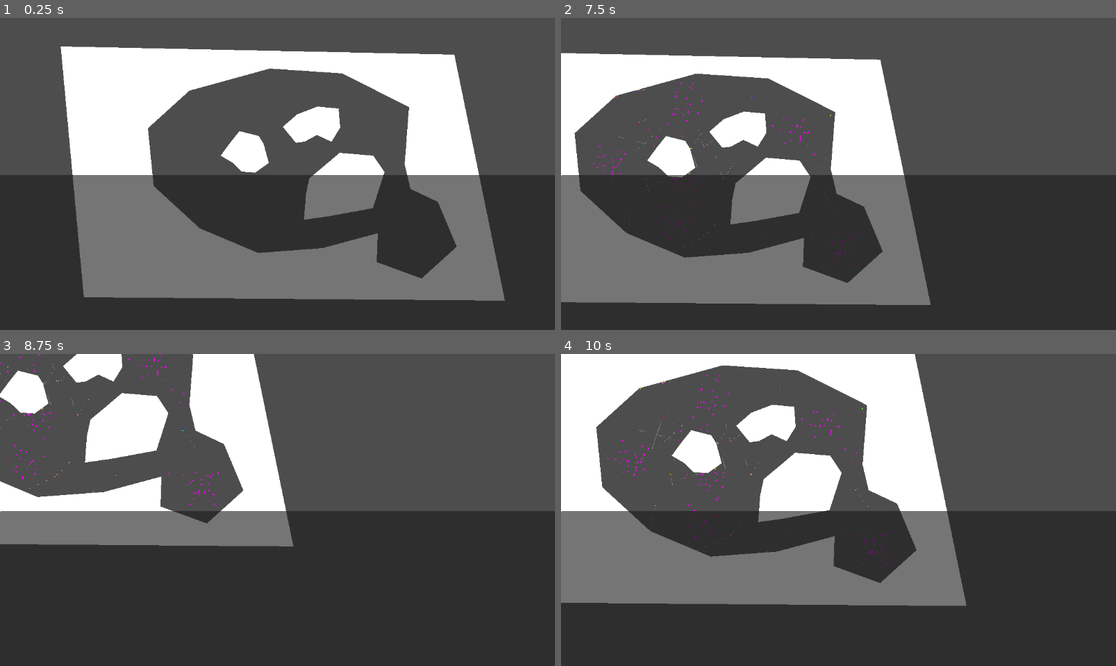
Above: before the commit, frames 1-4 (two rows, left to right).
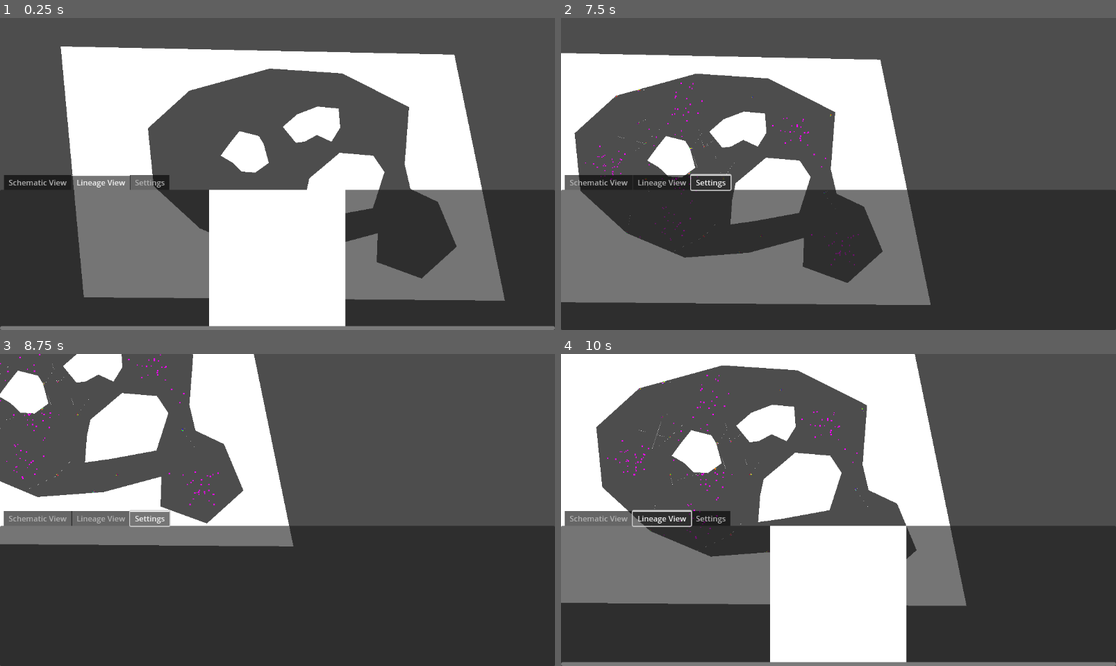
Above: after the commit, the same moments.

Repository: 06gusmog/EVOLUTIONATOR-4000
Game: Godot game, scene res://Misc/world.tscn
Same seed, same stepped clock (60 frames per second), same inputs: the game is played once before the commit and once after it.
Inputs (mouse positions are in pixels of both pictures, inside the frame that each line leads up to):
- Up to frame 1 (0.25 s): no input
- Up to frame 2 (7.5 s): tap Enter at 0.5 s; move the mouse to (960, 158) at 0.52 s; hold Right (right) 0.53-1.28 s; click (960, 158) at 0.6 s; tap Shift (zoom_in) at 0.8, 1.35, 3.05, 3.6, 5.3, 5.85 s; move the mouse to (794, 233) at 1.27 s; hold Down (down) 1.28-2.03 s; tap Ctrl (zoom_out) at 1.55, 2.1, 3.8, 4.35, 6.05, 6.6 s; move the mouse to (644, 124) at 2.02 s; hold Right (right) 2.03-2.78 s; click (644, 124) at 2.3 s; move the mouse to (622, 55) at 2.77 s; hold Up (up) 2.78-3.53 s; click (622, 55) at 2.85 s; move the mouse to (594, 130) at 3.52 s; hold Left (left) 3.53-5.03 s; tap Space (Pause) at 4.15 s; move the mouse to (672, 127) at 4.27 s; click (672, 127) at 4.55 s; move the mouse to (866, 174) at 5.02 s; hold Down (down) 5.03-5.78 s; click (866, 174) at 5.1 s; move the mouse to (755, 96) at 5.77 s; hold Right (right) 5.78-6.53 s; move the mouse to (960, 158) at 6.52 s; hold Up (up) 6.53-7.28 s; click (960, 158) at 6.8 s; move the mouse to (727, 189) at 7.27 s; hold Right (right) from 7.28 s (still down); click (727, 189) at 7.35 s
- Up to frame 3 (8.75 s): tap Shift (zoom_in) at 7.55, 8.1 s; move the mouse to (333, 441) at 8.02 s; release Right (right) at 8.03 s; hold Down (down) from 8.03 s (still down); tap Ctrl (zoom_out) at 8.3 s
- Up to frame 4 (10 s): move the mouse to (810, 572) at 8.77 s; release Down (down) at 8.78 s; hold Left (left) 8.78-9.53 s; tap Ctrl (zoom_out) at 8.85 s; click (810, 572) at 9.05 s; move the mouse to (1005, 556) at 9.52 s; hold Up (up) from 9.53 s (still down); click (1005, 556) at 9.6 s; tap Shift (zoom_in) at 9.8 s

The runs differ from the first frame. In frame 1, 16% of the frame differs, in the area x 0-100%, y 50-100%; in frame 2, 3.7%; in frame 3, 3.6%; in frame 4, 16%, in the area x 0-100%, y 49-100%.

Commit message:
User Interface Overhaul
There is only one crash bug I've found, but I can't replicate it so meh

Diff:
--- a/Godot/Misc/Creature.gd
+++ b/Godot/Misc/Creature.gd
@@ -4,7 +4,6 @@
 var cells : Dictionary
 var energy : float
 var food_object
-var user_interface
 var bounding_sphere_size : float
 var creatureID : String
 
@@ -22,7 +21,6 @@
 	self.add_to_group("Persist")
 	#i is because there is no enumerate
 	food_object = get_parent().get_node('FoodObject')
-	user_interface = get_parent().get_node('CanvasLayer').get_node('UserInterface')
 	var i = 0
 	for RNA in DNA:
 		var cell_base = load("res://Cell Types/Scenes/" + RNA['Type'])
--- /dev/null
+++ b/Godot/Misc/User Interface/Lineage View/Creature Lineage View.gd
@@ -0,0 +1,19 @@
+extends TextureRect
+
+#var white_png = ImageTexture.create_from_image(load("res://Misc/visuals/1_white_pixel.png"))
+var white_png = load("res://Misc/visuals/1_white_pixel.png")
+
+func _ready():
+
+	print(load("res://Misc/visuals/1_white_pixel.png"))
+
+func load_lineage(creature):
+	var relative_lineage = LineageLogger.get_relative_lineage(creature.creatureID)
+	var image = LineageLogger.get_image(relative_lineage.keys()[1])
+	texture = ImageTexture.create_from_image(image)
+
+	#image.save_png('res://Misc/User Interface/Schematic View/Current Lineage.png')
+	#print_rich('[img]res://Misc/User Interface/Schematic View/Current Lineage.png[/img]')
+
+func unload_lineage():
+	texture = white_png
--- /dev/null
+++ b/Godot/Misc/User Interface/Schematic View/Connection Monitor.gd
@@ -0,0 +1,107 @@
+extends SubViewport
+
+@onready var monitor_root = $"Monitor Root"
+@onready var cells_root = $"Monitor Root/Cells"
+@onready var connections_root = $"Monitor Root/Connections"
+@onready var camera = $"Monitor Root/Camera"
+const WHITE_PIXEL = preload("res://Misc/visuals/1_white_pixel.png")
+
+@export var resolution = 500
+
+var active = false
+var loaded_creature: Node
+
+func _ready():
+	camera.zoom = Vector2(resolution, resolution)
+
+func load_creature(creature: Node):
+	# Error handling, because why not
+	if not is_instance_valid(creature):
+		print('The creature is not loadable')
+		return 0
+	if active:
+		print('Previous Creature Inproperly Unloaded! Please make sure Connection Monitor is properly cleared before loading new creatures.')
+		return 0
+	if cells_root.get_child_count() > 0 or connections_root.get_child_count() > 0:
+		print('Previous Creature Inproperly Unloaded! Please make sure Connection Monitor is properly cleared before loading new creatures.')
+		return 0
+
+	active = true
+	loaded_creature = creature
+
+	creature.cell_death.connect(_on_creature_cell_death)
+	creature.death.connect(_on_creature_death)
+
+	creature.get_child(0).get_child(0).visible = true
+
+	for cellID in loaded_creature.cells:
+		var cell = loaded_creature.cells[cellID]
+		# Adding all the cells
+		var sprite = Sprite2D.new()
+		sprite.texture = WHITE_PIXEL
+		sprite.modulate = GlobalSettings.color_sheet[cell.type]
+		sprite.position = cell.position
+		cells_root.add_child(sprite)
+
+		# Creating roots for connections (Needs to be done before adding any connections)
+		if 'Output' in cell.tags:
+			var connection_root = Node2D.new()
+			connection_root.name = cell.cellID
+			connections_root.add_child(connection_root)
+
+			sprite = Sprite2D.new()
+			sprite.name = 'Output Indicator'
+			sprite.texture = WHITE_PIXEL
+			sprite.modulate = GlobalSettings.color_sheet[cell.type]
+			sprite.modulate.a = 1
+			sprite.position = cell.position
+			sprite.scale = Vector2(0.5,0.5)
+			connection_root.add_child(sprite)
+
+	# Adding all the connections
+	for cellID in loaded_creature.cells:
+		var cell = loaded_creature.cells[cellID]
+		if 'Input' in cell.tags:
+			for connection in cell.connections:
+				var connecting_cell = loaded_creature.get_node(connection)
+				if 'Output' in connecting_cell.tags:
+					# Use polygon 2d with 2 points per border, then thin them when distinction is necessary. (future project)
+					var line = Line2D.new()
+					line.name = cell.cellID
+					line.points = [cell.position, connecting_cell.position]
+					line.width = 0.2
+					var output_connection = connections_root.get_node(connecting_cell.cellID)
+					output_connection.add_child(line)
+	size = Vector2i(1,1) * creature.bounding_sphere_size * 3 * resolution
+
+func unload_creature():
+	if active:
+		loaded_creature.get_child(0).get_child(0).visible = false
+		loaded_creature.cell_death.disconnect(_on_creature_cell_death)
+		loaded_creature.death.disconnect(_on_creature_death)
+	for child in cells_root.get_children():
+		child.free()
+	for child in connections_root.get_children():
+		child.free()
+	active = false
+
+func _on_creature_cell_death(cellID:String):
+	for output_cell in connections_root.get_children():
+		for connection in output_cell.get_children():
+			if connection.name == cellID:
+				connection.queue_free()
+		if output_cell.name == cellID:
+			output_cell.queue_free()
+
+func _on_creature_death():
+	unload_creature()
+
+func _process(delta):
+	if active == false:
+		return 0
+	for output_node in connections_root.get_children():
+		var value = loaded_creature.cells[output_node.name].output
+		var value_color = Color.WHITE * ((value+1)/2)
+		value_color.a = abs(value)
+		for connection in output_node.get_children():
+			connection.modulate = value_color
--- /dev/null
+++ b/Godot/Misc/User Interface/UserInterface.gd
@@ -0,0 +1,65 @@
+extends Control
+
+@onready var connection_monitor = $"VBoxContainer/TabContainer/Schematic View/Connection Monitor"
+
+@onready var creature_lineage_view = $"VBoxContainer/TabContainer/Lineage View/ScrollContainer/Creature Lineage View"
+
+@onready var camera_2d = $"../../Camera2D"
+@export var camera_move_speed = 5.0
+
+@onready var world = $"../.."
+
+func _ready():
+	var blank_image = Image.create(10,10, false, Image.FORMAT_RGBA8)
+	blank_image.save_png('res://Lineage Tracking/Icons/test.png')
+
+func _process(_delta):
+	camera_2d.position += Input.get_vector( 'left', 'right', 'up', 'down') * camera_move_speed * 1/camera_2d.zoom
+	camera_2d.zoom -= Vector2(0.01, 0.01) * Input.get_axis("zoom_in", "zoom_out") * camera_2d.zoom
+
+	if Input.is_action_just_pressed('Pause'):
+		if get_tree().paused:
+			print('Unpause')
+			get_tree().paused = false
+		else:
+			print('Pause')
+			get_tree().paused = true
+
+	if Input.is_action_just_pressed('click'):
+		var global_mouse_pos = get_global_mouse_position()
+		print(global_mouse_pos)
+		print(get_viewport_rect().size.y/2)
+		if global_mouse_pos.y < get_viewport_rect().size.y/2:
+			var local_mouse_pos = world.get_local_mouse_position()
+			var clicked = false
+			for creature in world.get_children():
+				if not creature is RigidBody2D:
+					continue
+				#print(mouse_pos.distance_squared_to(creature.global_position))
+				if local_mouse_pos.distance_squared_to(creature.global_position) <= creature.bounding_sphere_size*creature.bounding_sphere_size:
+					creature_clicked(creature)
+					clicked = true
+					break
+			if not clicked:
+				background_clicked()
+
+	#progress_bar.value = creature_selected.energy
+
+
+
+func background_clicked():
+	creature_lineage_view.unload_lineage()
+
+	connection_monitor.unload_creature()
+
+func creature_clicked(creature):
+	# Set lineage view
+	creature_lineage_view.load_lineage(creature)
+
+	# Set schematic view
+	connection_monitor.unload_creature()
+	connection_monitor.load_creature(creature)
+
+func load_creature(creature):
+	pass
+	#progress_bar.max_value = len(creature.cells) * GlobalSettings.energy_cap_PC
--- a/Godot/Misc/UserInterface.gd
+++ /dev/null
@@ -1,113 +0,0 @@
-extends Control
-var creature_selected
-var is_a_creature_selected = false
-var rendered_creature = Image
-var connections = []
-
-@onready var camera_2d = $"../../Camera2D"
-@export var camera_move_speed = 5.0
-
-@onready var creature_sim = $"Creature View/Creature Sim"
-@onready var progress_bar = $"TabContainer/HBoxContainer/Creature View/ProgressBar"
-@onready var world = $"../.."
-@onready var texture_rect = $TabContainer/HBoxContainer2/AspectRatioContainer/TextureRect
-
-var visual_creature_file = preload("res://Misc/UI assets/visual_creature.tscn")
-const CONNECTION2D = preload("res://Misc/UI assets/connection.gd")
-
-func _ready():
-	var blank_image = Image.create(10,10, false, Image.FORMAT_RGBA8)
-	blank_image.save_png('res://Lineage Tracking/Icons/test.png')
-
-func _process(_delta):
-	camera_2d.position += Input.get_vector( 'left', 'right', 'up', 'down') * camera_move_speed * 1/camera_2d.zoom
-	camera_2d.zoom -= Vector2(0.01, 0.01) * Input.get_axis("zoom_in", "zoom_out") * camera_2d.zoom
-
-	if Input.is_action_just_pressed('Pause'):
-		if get_tree().paused:
-			print('Unpause')
-			get_tree().paused = false
-		else:
-			print('Pause')
-			get_tree().paused = true
-
-	if Input.is_action_just_pressed('click'):
-		var mouse_pos = world.get_local_mouse_position()
-		print(mouse_pos)
-		is_a_creature_selected = false
-		creature_sim.get_child(0).visible = false
-		progress_bar.value = 0
-		if is_instance_valid(creature_selected):
-			creature_selected.get_child(0).get_child(0).visible = false
-		for creature in world.get_children():
-			if not creature is RigidBody2D:
-				continue
-			#print(mouse_pos.distance_squared_to(creature.global_position))
-			if mouse_pos.distance_squared_to(creature.global_position) <= creature.bounding_sphere_size*creature.bounding_sphere_size:
-				creature_clicked(creature)
-				is_a_creature_selected = true
-				creature_sim.get_child(0).visible = true
-				break
-
-
-	if not is_a_creature_selected: # When there is no selected creature: break
-		return 0
-	if not is_instance_valid(creature_selected):
-		return 0
-	var real_cells = creature_selected.cells # Signal when creature dies
-	for sim_cell in creature_sim.get_child(0).get_children():
-		if sim_cell is Camera2D:
-			continue
-		#print(sim_cell.tags)
-		if is_instance_valid(real_cells[sim_cell.cellID]):
-			if 'Output' in sim_cell.tags:
-				var output = real_cells[sim_cell.cellID].output
-				var dot_sprite = sim_cell.get_node('Dot')
-				var hue = (output + 1) / 2
-				dot_sprite.modulate = Color(hue,hue,hue)
-			if 'Input' in sim_cell.tags:
-				#print(sim_cell.tags)
-				for connection in sim_cell.get_children():
-					#print(connection)
-					if connection is CONNECTION2D: # theres some other sprites and stuff in there that I have to filther out.
-						#print('hello')
-						connection.update_output(real_cells[connection.origin_cellID].output)
-
-	progress_bar.value = creature_selected.energy
-
-
-
-
-
-func creature_clicked(creature):
-	var relative_lineage = LineageLogger.get_relative_lineage(creature.creatureID)
-	var image = LineageLogger.get_image(relative_lineage.keys()[1])
-	texture_rect.texture = ImageTexture.create_from_image(image)
-	image.save_png('res://Lineage Tracking/Icons/test.png')
-	print_rich('[img]res://Lineage Tracking/Icons/test.png[/img]')
-	if is_instance_valid(creature_selected):
-		if creature_selected.get_child(0).get_child(0).visible:
-			creature_selected.get_child(0).get_child(0).visible = false
-			creature_selected.cell_death.disconnect(_on_cell_death)
-	visible = true
-	creature.get_child(0).get_child(0).visible = true
-	creature_selected = creature
-	load_creature(creature_selected)
-	creature.cell_death.connect(_on_cell_death)
-	creature.death.connect(_on_creature_death)
-
-func load_creature(creature):
-	var visual_creature_instance = visual_creature_file.instantiate()
-	visual_creature_instance.creature = creature
-	if creature_sim.get_child_count() > 0:
-		creature_sim.remove_child(creature_sim.get_child(0))
-	creature_sim.add_child(visual_creature_instance)
-	progress_bar.max_value = len(creature.cells) * GlobalSettings.energy_cap_PC
-
-func _on_cell_death(_cellID):
-	self.call_deferred("load_creature", creature_selected)
-
-func _on_creature_death():
-	is_a_creature_selected = false
-	creature_sim.get_child(0).visible = false
-	progress_bar.value = 0
--- a/Godot/Misc/world.tscn
+++ b/Godot/Misc/world.tscn
@@ -1,18 +1,19 @@
-[gd_scene load_steps=8 format=3 uid="uid://dqhflav3j0b86"]
+[gd_scene load_steps=10 format=3 uid="uid://dqhflav3j0b86"]
 
 [ext_resource type="Script" path="res://Misc/SimulationHandler.gd" id="1_yl8cj"]
 [ext_resource type="PackedScene" uid="uid://bgpjpvrhc2ioi" path="res://Misc/food_object.tscn" id="2_8ygnx"]
-[ext_resource type="Script" path="res://Misc/UserInterface.gd" id="3_6vnwv"]
+[ext_resource type="Script" path="res://Misc/User Interface/UserInterface.gd" id="3_6vnwv"]
+[ext_resource type="Script" path="res://Misc/User Interface/Schematic View/Connection Monitor.gd" id="4_8bh71"]
+[ext_resource type="Script" path="res://Misc/User Interface/Lineage View/Creature Lineage View.gd" id="5_46rmg"]
+[ext_resource type="Texture2D" uid="uid://be6tg6lcyhdvt" path="res://Misc/visuals/1_white_pixel.png" id="5_s53s6"]
 
 [sub_resource type="CircleShape2D" id="CircleShape2D_rjn3i"]
 radius = 19.0263
 
 [sub_resource type="PhysicsMaterial" id="PhysicsMaterial_06e6h"]
 
-[sub_resource type="ViewportTexture" id="ViewportTexture_xdqrd"]
-viewport_path = NodePath("CanvasLayer/UserInterface/Creature View")
-
-[sub_resource type="ImageTexture" id="ImageTexture_6sdd6"]
+[sub_resource type="ViewportTexture" id="ViewportTexture_jeq8q"]
+viewport_path = NodePath("CanvasLayer/UserInterface2/VBoxContainer/TabContainer/Schematic View/Connection Monitor")
 
 [node name="World" type="Node2D"]
 script = ExtResource("1_yl8cj")
@@ -149,82 +150,6 @@
 [node name="CanvasLayer" type="CanvasLayer" parent="."]
 process_mode = 3
 process_priority = 1
-
-[node name="UserInterface" type="Control" parent="CanvasLayer"]
-process_priority = 1
-visible = false
-layout_mode = 3
-anchors_preset = 15
-anchor_right = 1.0
-anchor_bottom = 1.0
-grow_horizontal = 2
-grow_vertical = 2
-size_flags_horizontal = 0
-mouse_filter = 1
-script = ExtResource("3_6vnwv")
-
-[node name="TabContainer" type="TabContainer" parent="CanvasLayer/UserInterface"]
-layout_mode = 1
-anchors_preset = 2
-anchor_top = 1.0
-anchor_bottom = 1.0
-offset_top = -178.0
-offset_right = 553.0
-grow_vertical = 0
-
-[node name="HBoxContainer" type="HBoxContainer" parent="CanvasLayer/UserInterface/TabContainer"]
-layout_mode = 2
-
-[node name="Creature View" type="VBoxContainer" parent="CanvasLayer/UserInterface/TabContainer/HBoxContainer"]
-layout_mode = 2
-
-[node name="Label" type="Label" parent="CanvasLayer/UserInterface/TabContainer/HBoxContainer/Creature View"]
-layout_mode = 2
-size_flags_vertical = 0
-text = "Energy
-"
-horizontal_alignment = 1
-
-[node name="ProgressBar" type="ProgressBar" parent="CanvasLayer/UserInterface/TabContainer/HBoxContainer/Creature View"]
-custom_minimum_size = Vector2(0, 270)
-layout_mode = 2
-size_flags_vertical = 1
-fill_mode = 3
-
-[node name="AspectRatioContainer" type="AspectRatioContainer" parent="CanvasLayer/UserInterface/TabContainer/HBoxContainer"]
-custom_minimum_size = Vector2(300, 300)
-layout_mode = 2
-
-[node name="TextureRect" type="TextureRect" parent="CanvasLayer/UserInterface/TabContainer/HBoxContainer/AspectRatioContainer"]
-layout_mode = 2
-texture = SubResource("ViewportTexture_xdqrd")
-expand_mode = 4
-
-[node name="HBoxContainer2" type="HBoxContainer" parent="CanvasLayer/UserInterface/TabContainer"]
-visible = false
-layout_mode = 2
-
-[node name="AspectRatioContainer" type="AspectRatioContainer" parent="CanvasLayer/UserInterface/TabContainer/HBoxContainer2"]
-custom_minimum_size = Vector2(100, 100)
-layout_mode = 2
-stretch_mode = 1
-alignment_horizontal = 0
-
-[node name="TextureRect" type="TextureRect" parent="CanvasLayer/UserInterface/TabContainer/HBoxContainer2/AspectRatioContainer"]
-texture_filter = 1
-custom_minimum_size = Vector2(300, 200)
-layout_mode = 2
-texture = SubResource("ImageTexture_6sdd6")
-expand_mode = 5
-stretch_mode = 4
-
-[node name="Creature View" type="SubViewport" parent="CanvasLayer/UserInterface"]
-
-[node name="Creature Sim" type="Node2D" parent="CanvasLayer/UserInterface/Creature View"]
-
-[node name="Placeholder" type="Node2D" parent="CanvasLayer/UserInterface/Creature View/Creature Sim"]
-
-[node name="Placeholder squared" type="Node2D" parent="CanvasLayer/UserInterface/Creature View/Creature Sim/Placeholder"]
 
 [node name="UserInterface2" type="Control" parent="CanvasLayer"]
 layout_mode = 3
@@ -233,6 +158,7 @@
 anchor_bottom = 1.0
 grow_horizontal = 2
 grow_vertical = 2
+script = ExtResource("3_6vnwv")
 
 [node name="VBoxContainer" type="VBoxContainer" parent="CanvasLayer/UserInterface2"]
 layout_mode = 1
@@ -250,6 +176,53 @@
 [node name="TabContainer" type="TabContainer" parent="CanvasLayer/UserInterface2/VBoxContainer"]
 layout_mode = 2
 size_flags_vertical = 3
+current_tab = 1
+
+[node name="Schematic View" type="HBoxContainer" parent="CanvasLayer/UserInterface2/VBoxContainer/TabContainer"]
+visible = false
+layout_mode = 2
+
+[node name="Creature Schematic View" type="TextureRect" parent="CanvasLayer/UserInterface2/VBoxContainer/TabContainer/Schematic View"]
+layout_mode = 2
+texture = SubResource("ViewportTexture_jeq8q")
+expand_mode = 2
+stretch_mode = 4
+
+[node name="Connection Monitor" type="SubViewport" parent="CanvasLayer/UserInterface2/VBoxContainer/TabContainer/Schematic View"]
+canvas_item_default_texture_filter = 3
+script = ExtResource("4_8bh71")
+
+[node name="Monitor Root" type="Node2D" parent="CanvasLayer/UserInterface2/VBoxContainer/TabContainer/Schematic View/Connection Monitor"]
+
+[node name="Camera" type="Camera2D" parent="CanvasLayer/UserInterface2/VBoxContainer/TabContainer/Schematic View/Connection Monitor/Monitor Root"]
+zoom = Vector2(2, 2)
+
+[node name="Cells" type="Node2D" parent="CanvasLayer/UserInterface2/VBoxContainer/TabContainer/Schematic View/Connection Monitor/Monitor Root"]
+
+[node name="Connections" type="Node2D" parent="CanvasLayer/UserInterface2/VBoxContainer/TabContainer/Schematic View/Connection Monitor/Monitor Root"]
+top_level = true
+
+[node name="Lineage View" type="HBoxContainer" parent="CanvasLayer/UserInterface2/VBoxContainer/TabContainer"]
+layout_mode = 2
+
+[node name="ScrollContainer" type="ScrollContainer" parent="CanvasLayer/UserInterface2/VBoxContainer/TabContainer/Lineage View"]
+layout_mode = 2
+size_flags_horizontal = 3
+horizontal_scroll_mode = 2
+vertical_scroll_mode = 0
+
+[node name="Creature Lineage View" type="TextureRect" parent="CanvasLayer/UserInterface2/VBoxContainer/TabContainer/Lineage View/ScrollContainer"]
+layout_mode = 2
+size_flags_horizontal = 6
+size_flags_vertical = 3
+texture = ExtResource("5_s53s6")
+expand_mode = 2
+stretch_mode = 4
+script = ExtResource("5_46rmg")
+
+[node name="Settings" type="HBoxContainer" parent="CanvasLayer/UserInterface2/VBoxContainer/TabContainer"]
+visible = false
+layout_mode = 2
 
 [connection signal="timeout" from="Spawnpoints/SpawnTimer" to="." method="_on_spawn_timer_timeout"]
 [connection signal="timeout" from="FoodSpawnPoints/FoodSpawnTimer" to="." method="_on_food_spawn_timer_timeout"]
--- a/Godot/project.godot
+++ b/Godot/project.godot
@@ -76,3 +76,7 @@
 
 2d/default_gravity=0.0
 2d/default_gravity_vector=Vector2(0, 0)
+
+[rendering]
+
+textures/canvas_textures/default_texture_filter=0
Binary file changed: Godot/Lineage Tracking/Icons/test.png
Binary file added: Godot/Misc/User Interface/Schematic View/Current Lineage.png
Not shown, added: Godot/Misc/User Interface/Schematic View/Current Lineage.png.import
